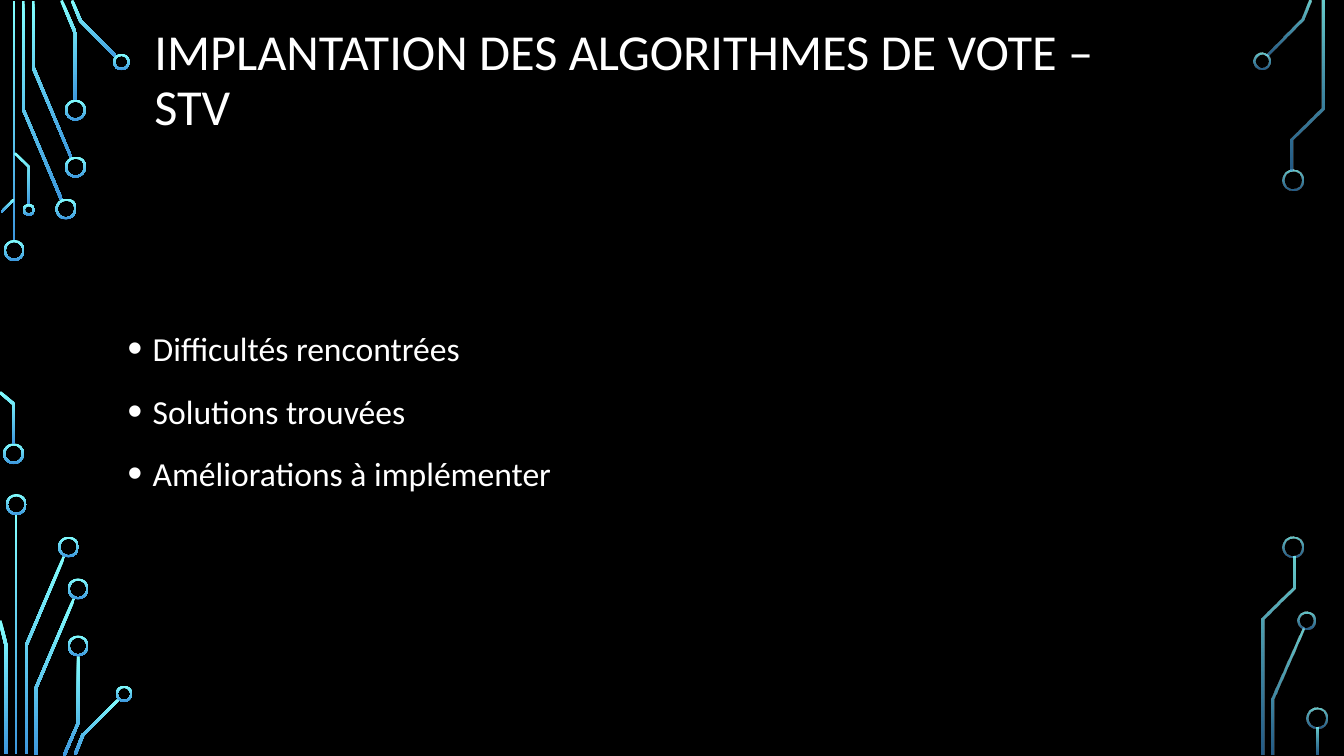
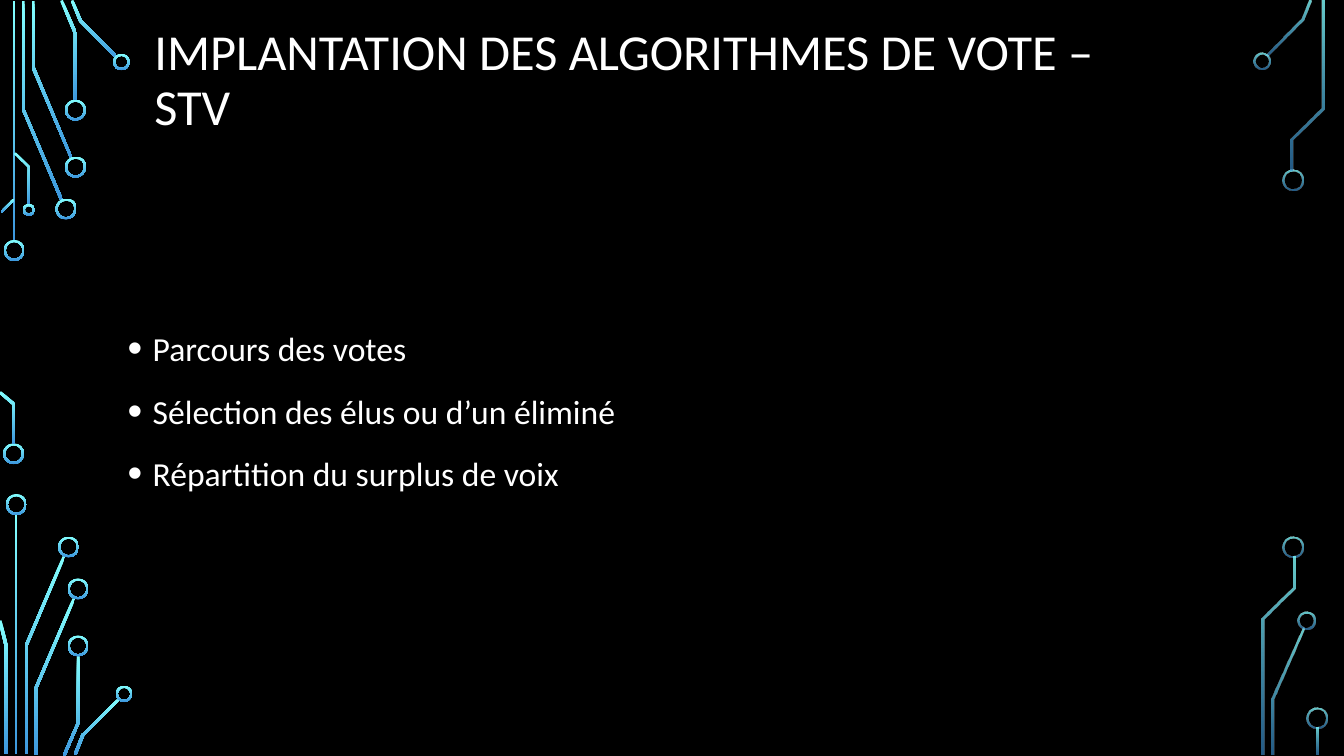
Before and after one commit to Smaylis13/ProjetM1, a slide deck: slide 6 of Sprint1.pptx. Drawn at 1344x756 pixels with LibreOffice and Linux fonts; fonts in the diff are those of the drawing; background and template pictures are left out. Boxes give left, top, right and bottom in pixels: in the first picture for what was removed or moved away, otherwise in the second. Text is boxed around its words. In the diff, an @@ line names an element or a change of style, - is before the commit and + after.

Commit message:
updates the 2nd presentation

```diff
--- a/Sprint1.pptx
+++ b/Sprint1.pptx
@@ text at [153,337,615,492]: text changed @@
-• Difficultés rencontrées
-• Solutions trouvées
-• Améliorations à implémenter
+• Parcours des votes
+• Sélection des élus ou d’un éliminé
+• Répartition du surplus de voix
```
